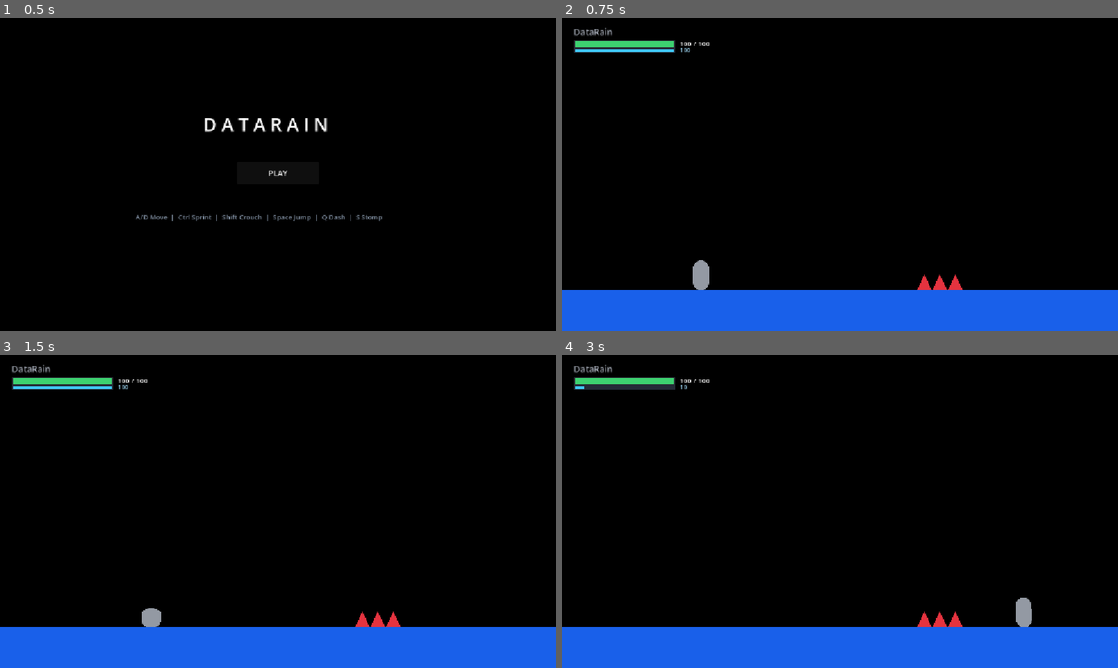
Above: before the commit, frames 1-4 (two rows, left to right).
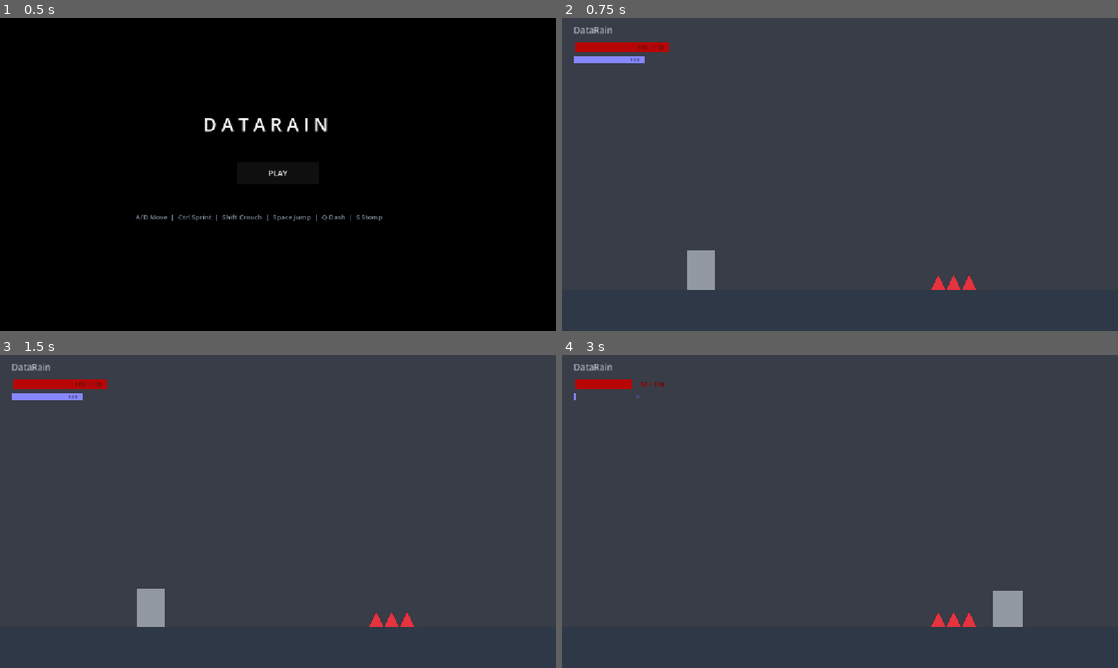
Above: after the commit, the same moments.

Repository: LogicDevStudios/DataRain
Game: Godot game, scene res://control.tscn
Two runs of this game, one before a commit and one after it. Both use one fixed random seed, a clock stepped at 60 frames per second and the inputs below.
Inputs:
- Up to frame 1 (0.5 s): no input
- Up to frame 2 (0.75 s): click "PLAY" at 0.5 s
- Up to frame 3 (1.5 s): tap Enter at 1.25 s; hold D (move_right) from 1.28 s (still down); hold Shift (crouch) from 1.28 s (still down)
- Up to frame 4 (3 s): tap Space (jump) at 1.52, 1.82, 2.27, 2.57 s; tap Q (dash) at 1.55, 2.1 s; release Shift (crouch) at 2.03 s; tap Ctrl (sprint) at 2.3 s; release D (move_right) at 2.78 s; hold A (move_left) from 2.78 s (still down); hold Ctrl (sprint) from 2.78 s (still down)

Frame 1 is identical in both runs. In frame 2, 100% of the frame differs, in the area x 0-100%, y 0-100%; in frame 3, 100%; in frame 4, 100%.

Commit message:
Update v1.1!!!
yayyy

Diff:
--- a/main.gd
+++ b/main.gd
@@ -63,15 +63,29 @@
 var jump_tier := 0 # 0 = normal jump, 1 = superjump, 2 = double jump
 var stomp_tier := 0 # 0 = none, 1 = normal stomp, 2 = mega stomp
 var stomp_land_timer := 0.0
-
+var normal_land_timer := 0.0
+var grass_blades: Array[Dictionary] = []
 
 const COYOTE_TIME := 0.10
 const JUMP_BUFFER_TIME := 0.13
 
 const PLAYER_WIDTH := 32.0
-const PLAYER_HEIGHT := 62.0
+const PLAYER_HEIGHT := 48.0
+const PLAYER_SHEET_PATH := "res://assets/sprites/player_sheet.png"
+const PLAYER_TEMPLATE_PATH := "res://assets/sprites/player_sheet_template.png"
+const NORMAL_LAND_DURATION := 0.20
 const GROUND_MIN_HEIGHT := 82.0
 const GROUND_MAX_HEIGHT := 138.0
+const SPIKE_TEX_PATH := "res://assets/sprites/spike.png"
+const SPIKE_TEMPLATE_PATH := "res://assets/sprites/spike_template.png"
+const GROUND_TOP_PATH := "res://assets/sprites/ground_top.png"
+const GROUND_SPIKE_PATH := "res://assets/sprites/ground_spike.png"
+const GROUND_UNDER_PATH := "res://assets/sprites/ground_under.png"
+const GRASS_TEX_PATH := "res://assets/sprites/grass.png"
+const HP_FRAME_PATH := "res://assets/sprites/hp_frame.png"
+const STAMINA_FRAME_PATH := "res://assets/sprites/stamina_frame.png"
+const GROUND_SPIKE_LEFT_PATH := "res://assets/sprites/ground_spike_left.png"
+const GROUND_SPIKE_RIGHT_PATH := "res://assets/sprites/ground_spike_right.png"
 
 # Phase 2 Health & Spikes Constants
 const MAX_HP := 100
@@ -106,7 +120,7 @@
 # Nodes (Isolated visual Sprite2D nodes for 1-drag texture replacement later)
 var player_body: CharacterBody2D
 var player_visual_pivot: Node2D
-var player_sprite: Sprite2D
+var player_sprite: AnimatedSprite2D
 var spikes_area: Area2D
 var hp_bar_fill: ColorRect
 var hp_text: Label
@@ -129,15 +143,15 @@
 		ev.physical_keycode = bindings[action]
 		InputMap.action_add_event(action, ev)
 
-
 func _ready() -> void:
 	_setup_input_map()
-	RenderingServer.set_default_clear_color(Color.BLACK)
+	RenderingServer.set_default_clear_color(Color(0.22, 0.24, 0.28))
 	var viewport_size := Vector2(1152.0, 648.0)
 	arena_width = viewport_size.x
 	ground_height = clampf(viewport_size.y * 0.13, GROUND_MIN_HEIGHT, GROUND_MAX_HEIGHT)
 	floor_y = roundf(viewport_size.y - ground_height)
 	spawn_pos = Vector2(arena_width * 0.25, floor_y)
+
 	cam = Camera2D.new()
 	cam.position = viewport_size * 0.5
 	add_child(cam)
@@ -147,6 +161,7 @@
 	_setup_hud()
 	_setup_spikes()
 	_setup_death_screen()
+
 
 func _setup_death_screen() -> void:
 	var ui_layer := CanvasLayer.new()
@@ -213,22 +228,106 @@
 # 1. SOLID BLUE BASEPLATE (FLAT UNLIT)
 # ---------------------------------------------------------------------
 func _setup_baseplate() -> void:
-	var ground := StaticBody2D.new()
-	ground.name = "Baseplate"
-	ground.position = Vector2(arena_width * 0.5, floor_y + ground_height * 0.5)
-	add_child(ground)
+	var ground_body := StaticBody2D.new()
+	ground_body.name = "Ground"
+	add_child(ground_body)
+
+	var total_w := arena_width + 200.0
+	var ground_h := maxf(ground_height, 128.0)
 
 	var col := CollisionShape2D.new()
 	var rect := RectangleShape2D.new()
-	rect.size = Vector2(arena_width + 200.0, ground_height)
+	rect.size = Vector2(total_w, ground_h)
 	col.shape = rect
-	ground.add_child(col)
-
-	# Drag & drop your real ground PNG onto GroundSprite_ReplaceMe later
-	var sprite := Sprite2D.new()
-	sprite.name = "GroundSprite_ReplaceMe"
-	sprite.texture = _create_rect_texture(int(arena_width + 200.0), int(ground_height), Color(0.10, 0.38, 0.92))
-	ground.add_child(sprite)
+	col.position = Vector2(arena_width * 0.5, floor_y + ground_h * 0.5)
+	ground_body.add_child(col)
+
+	var tex_top: Texture2D = load(GROUND_TOP_PATH) if ResourceLoader.exists(GROUND_TOP_PATH) else null
+	var tex_spike: Texture2D = load(GROUND_SPIKE_PATH) if ResourceLoader.exists(GROUND_SPIKE_PATH) else tex_top
+	var tex_spike_left: Texture2D = load(GROUND_SPIKE_LEFT_PATH) if ResourceLoader.exists(GROUND_SPIKE_LEFT_PATH) else tex_top
+	var tex_spike_right: Texture2D = load(GROUND_SPIKE_RIGHT_PATH) if ResourceLoader.exists(GROUND_SPIKE_RIGHT_PATH) else tex_top
+	var tex_under: Texture2D = load(GROUND_UNDER_PATH) if ResourceLoader.exists(GROUND_UNDER_PATH) else tex_top
+	var grass_tex: Texture2D = load(GRASS_TEX_PATH) if ResourceLoader.exists(GRASS_TEX_PATH) else null
+
+	if tex_top == null:
+		var fallback := ColorRect.new()
+		fallback.size = Vector2(total_w, ground_h)
+		fallback.position = Vector2(-100.0, floor_y)
+		fallback.color = Color(0.18, 0.22, 0.28)
+		ground_body.add_child(fallback)
+		return
+
+	var tile_size := 32.0
+	var start_x := -100.0
+	var cols := int(ceil(total_w / tile_size))
+	var rows := int(ceil(ground_h / tile_size))
+
+	var center_col := int(round((arena_width * 0.68 - start_x) / tile_size))
+
+	for r in rows:
+		for c in cols:
+			var tile_x := start_x + float(c) * tile_size
+			var tile_y := floor_y + float(r) * tile_size
+			var tile_center_x := tile_x + tile_size * 0.5
+
+			var chosen_tex: Texture2D
+			var is_underground := r > 0
+			var is_border := false
+			var under_spikes := (c >= center_col - 1 and c <= center_col + 1)
+
+			if is_underground:
+				chosen_tex = tex_under
+			elif under_spikes:
+				chosen_tex = tex_spike
+			elif c == center_col - 2:
+				chosen_tex = tex_spike_right
+				is_border = true
+			elif c == center_col + 2:
+				chosen_tex = tex_spike_left
+				is_border = true
+			else:
+				chosen_tex = tex_top
+
+			var sp := Sprite2D.new()
+			sp.texture = chosen_tex
+			sp.texture_filter = CanvasItem.TEXTURE_FILTER_NEAREST
+			sp.centered = true
+			sp.scale = Vector2(tile_size / float(chosen_tex.get_width()), tile_size / float(chosen_tex.get_height()))
+			sp.position = Vector2(tile_x + tile_size * 0.5, tile_y + tile_size * 0.5)
+
+			if is_underground:
+				sp.rotation = deg_to_rad(90.0 * float(randi() % 4))
+				sp.flip_h = randf() > 0.5
+				sp.flip_v = randf() > 0.5
+			elif not is_border:
+				sp.flip_h = randf() > 0.5
+
+			ground_body.add_child(sp)
+
+			if not is_underground and not is_border and not under_spikes and grass_tex != null:
+				if randf() < 0.72:
+					var g_pivot := Node2D.new()
+					g_pivot.position = Vector2(tile_center_x + randf_range(-5.0, 5.0), floor_y)
+					add_child(g_pivot)
+
+					var g_sp := Sprite2D.new()
+					g_sp.texture = grass_tex
+					g_sp.texture_filter = CanvasItem.TEXTURE_FILTER_NEAREST
+					g_sp.centered = false
+					var gw := 32.0
+					var gh := 24.0
+					g_sp.scale = Vector2(gw / float(grass_tex.get_width()), gh / float(grass_tex.get_height()))
+					g_sp.position = Vector2(-gw * 0.5, -gh)
+					g_sp.flip_h = randf() > 0.5
+					g_pivot.add_child(g_sp)
+
+					grass_blades.append({
+						"node": g_pivot,
+						"x": g_pivot.position.x,
+						"angle": 0.0,
+						"vel": 0.0,
+						"phase": randf() * TAU
+					})
 
 # ---------------------------------------------------------------------
 # 2. GRAY PLAYER PILL (ANCHORED AT FEET)
@@ -247,42 +346,118 @@
 	col.position = Vector2(0.0, -PLAYER_HEIGHT * 0.5)
 	player_body.add_child(col)
 
-	# Visual pivot anchored strictly at bottom center (feet)
 	player_visual_pivot = Node2D.new()
 	player_visual_pivot.name = "VisualPivot"
 	player_body.add_child(player_visual_pivot)
 
-	# Drag & drop your real player PNG onto PlayerSprite_ReplaceMe later
-	player_sprite = Sprite2D.new()
+	var sheet_tex: Texture2D
+	if ResourceLoader.exists(PLAYER_SHEET_PATH):
+		sheet_tex = load(PLAYER_SHEET_PATH)
+	elif ResourceLoader.exists(PLAYER_TEMPLATE_PATH):
+		sheet_tex = load(PLAYER_TEMPLATE_PATH)
+	else:
+		sheet_tex = _create_rect_texture(192, 240, Color(0.58, 0.60, 0.64))
+
+	player_sprite = AnimatedSprite2D.new()
 	player_sprite.name = "PlayerSprite_ReplaceMe"
-	player_sprite.texture = _create_pill_texture(int(PLAYER_WIDTH), int(PLAYER_HEIGHT), Color(0.58, 0.60, 0.64))
+	player_sprite.texture_filter = CanvasItem.TEXTURE_FILTER_NEAREST
+	player_sprite.sprite_frames = _build_player_sprite_frames(sheet_tex)
+	player_sprite.scale = Vector2(1.75, 1.75)
 	player_sprite.offset = Vector2(0.0, -PLAYER_HEIGHT * 0.5)
+	player_sprite.play("idle")
 	player_visual_pivot.add_child(player_sprite)
 
+
+func _build_player_sprite_frames(sheet: Texture2D) -> SpriteFrames:
+	var sf := SpriteFrames.new()
+	if sf.has_animation("default"):
+		sf.remove_animation("default")
+
+	_add_sheet_anim(sf, sheet, "idle", 0, 0, 4, 3.5, true)
+	_add_sheet_anim(sf, sheet, "walk", 1, 0, 6, 10.0, true)
+	_add_sheet_anim(sf, sheet, "sprint", 2, 0, 6, 15.0, true)
+	_add_sheet_anim(sf, sheet, "crouch", 3, 0, 1, 6.0, false)
+	_add_sheet_anim(sf, sheet, "crouch_walk", 3, 1, 4, 8.0, true)
+	_add_sheet_anim(sf, sheet, "jump", 4, 0, 1, 8.0, false)
+	_add_sheet_anim(sf, sheet, "fall", 4, 1, 1, 8.0, false)
+	_add_sheet_anim(sf, sheet, "land", 4, 2, 1, 8.0, false)
+	_add_sheet_anim(sf, sheet, "dash", 4, 3, 1, 12.0, false)
+	_add_sheet_anim(sf, sheet, "stomp", 4, 4, 1, 12.0, false)
+	_add_sheet_anim(sf, sheet, "stomp_land", 4, 5, 1, 10.0, false)
+
+	return sf
+
+
+func _add_sheet_anim(sf: SpriteFrames, sheet: Texture2D, anim_name: String, row: int, start_col: int, count: int, fps: float, loop: bool) -> void:
+	sf.add_animation(anim_name)
+	sf.set_animation_speed(anim_name, fps)
+	sf.set_animation_loop(anim_name, loop)
+	var fw := int(PLAYER_WIDTH)
+	var fh := int(PLAYER_HEIGHT)
+	for i in count:
+		var atlas := AtlasTexture.new()
+		atlas.atlas = sheet
+		atlas.region = Rect2((start_col + i) * fw, row * fh, fw, fh)
+		sf.add_frame(anim_name, atlas)
+
+
 # ---------------------------------------------------------------------
 # 3. SPIKES (PLACEHOLDER TRIANGLES)
 # ---------------------------------------------------------------------
 func _setup_spikes() -> void:
-	spikes_area = Area2D.new()
-	spikes_area.name = "Spikes"
-	spikes_area.position = Vector2(arena_width * 0.68, floor_y)
-	add_child(spikes_area)
-
+	var tile_size := 32.0
+	var start_x := -100.0
+	var center_col := int(round((arena_width * 0.68 - start_x) / tile_size))
+	var snapped_spike_x := start_x + (float(center_col) + 0.5) * tile_size
+	spikes_area = spawn_spike(Vector2(snapped_spike_x, floor_y), 3)
+
+func spawn_spike(bottom_center_pos: Vector2, count: int = 3) -> Area2D:
+	var spike := Area2D.new()
+	spike.name = "spike"
+	spike.position = bottom_center_pos
+	add_child(spike)
+
+	var single_w := 32.0
+	var single_h := 34.0
+	var total_w := single_w * float(maxi(1, count))
+
+	# Hitbox proporțional cu numărul de țepi
 	var col := CollisionShape2D.new()
-	var rect := RectangleShape2D.new()
-	rect.size = Vector2(90.0, 28.0)
-	col.shape = rect
-	col.position = Vector2(0.0, -14.0)
-	spikes_area.add_child(col)
-
-	# Drag & drop your real spike PNG onto SpikeSprite_ReplaceMe later
-	var sprite := Sprite2D.new()
-	sprite.name = "SpikeSprite_ReplaceMe"
-	sprite.texture = _create_spikes_texture(96, 34, 3, Color(0.90, 0.20, 0.25))
-	sprite.offset = Vector2(0.0, -17.0)
-	spikes_area.add_child(sprite)
-
-	spikes_area.body_entered.connect(_on_spike_entered)
+	var shape := RectangleShape2D.new()
+	shape.size = Vector2(total_w - 6.0, single_h - 6.0)
+	col.shape = shape
+	col.position = Vector2(0.0, -single_h * 0.5 + 3.0)
+	spike.add_child(col)
+
+	var spike_tex: Texture2D
+	if ResourceLoader.exists(SPIKE_TEX_PATH):
+		spike_tex = load(SPIKE_TEX_PATH)
+	elif ResourceLoader.exists(SPIKE_TEMPLATE_PATH):
+		spike_tex = load(SPIKE_TEMPLATE_PATH)
+
+	if spike_tex != null:
+		var start_x := -total_w * 0.5 + single_w * 0.5
+		var scale_x := single_w / float(spike_tex.get_width())
+		var scale_y := single_h / float(spike_tex.get_height())
+		for i in count:
+			var sp := Sprite2D.new()
+			sp.name = "SpikePiece_%d" % i
+			sp.texture = spike_tex
+			sp.texture_filter = CanvasItem.TEXTURE_FILTER_NEAREST
+			sp.scale = Vector2(scale_x, scale_y)
+			sp.flip_h = randf() > 0.5
+			sp.position = Vector2(start_x + i * single_w, -single_h * 0.5)
+			spike.add_child(sp)
+	else:
+		var fallback := Sprite2D.new()
+		fallback.name = "SpikeSprite_ReplaceMe"
+		fallback.texture = _create_spikes_texture(int(total_w), int(single_h), count, Color(0.90, 0.20, 0.25))
+		fallback.offset = Vector2(0.0, -single_h * 0.5)
+		spike.add_child(fallback)
+
+	spike.body_entered.connect(_on_spike_entered)
+	return spike
+
 
 # ---------------------------------------------------------------------
 # 4. TOP-LEFT HUD HEALTH BAR + SUBTLE TITLE
@@ -294,46 +469,66 @@
 
 	var title := Label.new()
 	title.text = "DataRain"
-	title.position = Vector2(24.0, 16.0)
+	title.position = Vector2(24.0, 12.0)
 	title.add_theme_font_size_override("font_size", 18)
 	title.modulate = Color(0.85, 0.88, 0.94, 0.75)
 	hud.add_child(title)
-	var stam_bg := ColorRect.new()
-	stam_bg.position = Vector2(24.0, 62.0)
-	stam_bg.size = Vector2(210.0, 11.0)
-	stam_bg.color = Color(0.14, 0.17, 0.22)
-	hud.add_child(stam_bg)
-
+
+	# 1. Bara de HP (196x20 interior la (26, 50), chenar la (14, 38), text aliniat stânga)
+	hp_bar_fill = ColorRect.new()
+	hp_bar_fill.position = Vector2(26.0, 50.0)
+	hp_bar_fill.size = Vector2(195.0, 20.0)
+	hp_bar_fill.color = Color("b80606")
+	hud.add_child(hp_bar_fill)
+
+	if ResourceLoader.exists(HP_FRAME_PATH):
+		var hp_frame := TextureRect.new()
+		hp_frame.name = "HpFrame"
+		hp_frame.texture = load(HP_FRAME_PATH)
+		hp_frame.texture_filter = CanvasItem.TEXTURE_FILTER_NEAREST
+		hp_frame.stretch_mode = TextureRect.STRETCH_KEEP
+		hp_frame.position = Vector2(14.0, 38.0)
+		hud.add_child(hp_frame)
+
+	hp_text = Label.new()
+	hp_text.text = "100 / 100"
+	hp_text.position = Vector2(32.0, 49.0)
+	hp_text.size = Vector2(180.0, 20.0)
+	hp_text.horizontal_alignment = HORIZONTAL_ALIGNMENT_RIGHT
+	hp_text.vertical_alignment = VERTICAL_ALIGNMENT_CENTER
+	hp_text.add_theme_font_size_override("font_size", 13)
+	hp_text.add_theme_color_override("font_color", Color("4d0000"))
+	hp_text.add_theme_constant_override("outline_size", 1)
+	hp_text.add_theme_color_override("font_outline_color", Color("e02424"))
+	hud.add_child(hp_text)
+
+	# 2. Bara de Stamina (urcată cu 8px: interior 146x14 la (25, 79), chenar la (14, 68), text aliniat stânga)
 	stamina_bar_fill = ColorRect.new()
-	stamina_bar_fill.position = Vector2(26.0, 64.0)
-	stamina_bar_fill.size = Vector2(206.0, 7.0)
-	stamina_bar_fill.color = Color(0.25, 0.78, 0.96)
+	stamina_bar_fill.position = Vector2(25.0, 79.0)
+	stamina_bar_fill.size = Vector2(146.0, 14.0)
+	stamina_bar_fill.color = Color("8787ff")
 	hud.add_child(stamina_bar_fill)
+
+	if ResourceLoader.exists(STAMINA_FRAME_PATH):
+		var stam_frame := TextureRect.new()
+		stam_frame.name = "StaminaFrame"
+		stam_frame.texture = load(STAMINA_FRAME_PATH)
+		stam_frame.texture_filter = CanvasItem.TEXTURE_FILTER_NEAREST
+		stam_frame.stretch_mode = TextureRect.STRETCH_KEEP
+		stam_frame.position = Vector2(14.0, 68.0)
+		hud.add_child(stam_frame)
 
 	stamina_text = Label.new()
 	stamina_text.text = "100"
-	stamina_text.position = Vector2(244.0, 58.0)
-	stamina_text.add_theme_font_size_override("font_size", 12)
-	stamina_text.modulate = Color(0.65, 0.88, 1.0, 0.85)
+	stamina_text.position = Vector2(30.0, 75.0)
+	stamina_text.size = Vector2(130.0, 14.0)
+	stamina_text.horizontal_alignment = HORIZONTAL_ALIGNMENT_RIGHT
+	stamina_text.vertical_alignment = VERTICAL_ALIGNMENT_CENTER
+	stamina_text.add_theme_font_size_override("font_size", 11)
+	stamina_text.add_theme_color_override("font_color", Color("25256b"))
+	stamina_text.add_theme_constant_override("outline_size", 1)
+	stamina_text.add_theme_color_override("font_outline_color", Color("b0b0ff"))
 	hud.add_child(stamina_text)
-
-	var bar_bg := ColorRect.new()
-	bar_bg.position = Vector2(24.0, 46.0)
-	bar_bg.size = Vector2(210.0, 16.0)
-	bar_bg.color = Color(0.16, 0.16, 0.20)
-	hud.add_child(bar_bg)
-
-	hp_bar_fill = ColorRect.new()
-	hp_bar_fill.position = Vector2(26.0, 48.0)
-	hp_bar_fill.size = Vector2(206.0, 12.0)
-	hp_bar_fill.color = Color(0.24, 0.82, 0.44)
-	hud.add_child(hp_bar_fill)
-
-	hp_text = Label.new()
-	hp_text.text = "100 / 100"
-	hp_text.position = Vector2(244.0, 43.0)
-	hp_text.add_theme_font_size_override("font_size", 14)
-	hud.add_child(hp_text)
 
 # ---------------------------------------------------------------------
 # EXACT HTML5 PHYSICS & ANIMATION LOOP
@@ -373,6 +568,8 @@
 
 	if stomp_land_timer > 0.0:
 		stomp_land_timer = maxf(0.0, stomp_land_timer - dt)
+	if normal_land_timer > 0.0:
+		normal_land_timer = maxf(0.0, normal_land_timer - dt)
 
 	dash_cooldown_timer = maxf(0.0, dash_cooldown_timer - dt)
 
@@ -496,8 +693,11 @@
 		vy = 0.0
 		coyote_timer = COYOTE_TIME
 		has_double_jump = true
-		if not was_grounded and impact_speed > 320.0:
-			landing_squash = minf(0.2, (impact_speed / MAX_FALL_SPEED) * 0.24)
+		if not was_grounded and stomp_tier == 0:
+			normal_land_timer = NORMAL_LAND_DURATION
+			if impact_speed > 320.0:
+				landing_squash = minf(0.2, (impact_speed / MAX_FALL_SPEED) * 0.24)
+
 		if stomp_tier == 1:
 			landing_squash = 0.36
 			stomp_land_timer = STOMP_LAND_DURATION
@@ -518,65 +718,121 @@
 	vx = player_body.velocity.x
 
 	state = _resolve_player_state(crouching, sprinting)
+	if player_sprite.animation != state:
+		player_sprite.play(state)
+
 	_update_player_animation(dt)
-	stamina_bar_fill.size.x = 206.0 * (stamina / MAX_STAMINA)
+	stamina_bar_fill.size.x = 148.0 * (stamina / MAX_STAMINA)
 	stamina_text.text = "%d" % int(roundf(stamina))
 
 func _resolve_player_state(crouching: bool, sprinting: bool) -> String:
+	if dash_timer > 0.0:
+		return "dash"
+	if stomp_tier > 0:
+		return "stomp"
+	if stomp_land_timer > 0.0:
+		return "stomp_land"
 	if not grounded:
 		return "jump" if vy < 0.0 else "fall"
 	if crouching:
-		return "crouch"
+		return "crouch_walk" if absf(vx) > 5.0 else "crouch"
+	if normal_land_timer > 0.0:
+		return "land"
 	var spd := absf(vx)
-	if sprinting and spd > WALK_SPEED * 1.02:
+	if sprinting and spd > 8.0:
 		return "sprint"
 	if spd > 8.0:
 		return "walk"
 	return "idle"
-
 func _update_player_animation(dt: float) -> void:
-	var speed_ratio := clampf(absf(vx) / SPRINT_SPEED, 0.0, 1.0)
-	var target_lean := 0.0
+	if player_visual_pivot == null or player_sprite == null:
+		return
+
+	if absf(vx) > 5.0:
+		player_state_direction = -1.0 if vx < 0.0 else 1.0
+	player_sprite.flip_h = player_state_direction < 0.0
+
+	var next_anim := "idle"
 	var target_sx := 1.0
 	var target_sy := 1.0
-
-	match state:
-		"dash":
-			target_lean = player_state_direction * 0.32
-			target_sx = 1.35
-			target_sy = 0.76
-		"walk":
-			target_lean = player_state_direction * (0.10 + 0.12 * speed_ratio)
-		"sprint":
-			target_lean = player_state_direction * (0.25 + 0.10 * speed_ratio)
-			target_sx = 0.985
-		"stomp_land":
-			target_lean = 0.0
-			target_sx = 1.38
-			target_sy = 0.48
-		"crouch":
-			target_lean = player_state_direction * 0.06 * speed_ratio
-			target_sx = 1.22
-			target_sy = 0.62
-		"jump":
-			target_lean = player_state_direction * 0.05 * speed_ratio
-			target_sx = 0.94
-			target_sy = 1.16
-		"fall":
-			target_lean = player_state_direction * 0.07 * speed_ratio
-			target_sx = 0.97
-			target_sy = 1.08
-
-	target_sy *= 1.0 - landing_squash
-	target_sx *= 1.0 + landing_squash * 0.7
-	landing_squash = _damp(landing_squash, 0.0, 10.0, dt)
-
-	anim_lean = _damp(anim_lean, target_lean, 13.0, dt)
-	anim_scale_x = _damp(anim_scale_x, target_sx, 14.0, dt)
-	anim_scale_y = _damp(anim_scale_y, target_sy, 14.0, dt)
-	player_visual_pivot.rotation = anim_lean
+	var target_y_offset := 0.0
+	var lerp_speed := 14.0
+
+	if is_stomping or state == "stomp":
+		next_anim = "stomp"
+		target_sx = 0.90
+		target_sy = 1.12
+		lerp_speed = 24.0
+	elif dash_timer > 0.0 or state == "dash":
+		next_anim = "dash"
+		target_sx = 1.0
+		target_sy = 1.0
+		lerp_speed = 28.0
+	elif not grounded:
+		var air_vy := player_body.velocity.y
+		if air_vy <= -240.0:
+			next_anim = "jump"
+			target_y_offset = -1.5
+		elif air_vy < 240.0:
+			next_anim = "crouch"
+			target_y_offset = -2.0
+		else:
+			next_anim = "fall"
+			target_y_offset = 1.5
+		target_sx = 1.0
+		target_sy = 1.0
+		lerp_speed = 18.0
+
+	elif stomp_land_timer > 0.0:
+		next_anim = "stomp_land"
+		target_sx = 1.22
+		target_sy = 0.78
+		lerp_speed = 28.0
+	elif normal_land_timer > 0.0:
+		next_anim = "land"
+		target_sx = 1.10
+		target_sy = 0.90
+		lerp_speed = 24.0
+	elif state == "crouch_walk":
+		next_anim = "crouch_walk"
+		var c_phase := (float(player_sprite.frame) + player_sprite.frame_progress) * PI * 0.5
+		var creep_wave := absf(sin(c_phase))
+		target_sx = 1.04 + creep_wave * 0.03
+		target_sy = 0.96 - creep_wave * 0.03
+		lerp_speed = 16.0
+	elif state == "crouch":
+		next_anim = "crouch"
+		target_sx = 1.06
+		target_sy = 0.94
+		lerp_speed = 18.0
+	elif state == "sprint":
+		next_anim = "sprint"
+		var r_phase := (float(player_sprite.frame) + player_sprite.frame_progress) * (PI / 3.0)
+		var run_wave := absf(sin(r_phase))
+		target_sx = 1.0 + run_wave * 0.05
+		target_sy = 1.0 - run_wave * 0.07
+		lerp_speed = 20.0
+	elif state == "walk":
+		next_anim = "walk"
+		var w_phase := (float(player_sprite.frame) + player_sprite.frame_progress) * (PI / 3.0)
+		var walk_wave := absf(sin(w_phase))
+		target_sx = 1.0 + walk_wave * 0.03
+		target_sy = 1.0 - walk_wave * 0.04
+		lerp_speed = 18.0
+	else:
+		next_anim = "idle"
+		target_sx = 1.0
+		target_sy = 1.0
+		lerp_speed = 12.0
+
+	if player_sprite.animation != next_anim:
+		player_sprite.play(next_anim)
+
+	anim_scale_x = lerpf(anim_scale_x, target_sx, clampf(dt * lerp_speed, 0.0, 1.0))
+	anim_scale_y = lerpf(anim_scale_y, target_sy, clampf(dt * lerp_speed, 0.0, 1.0))
 	player_visual_pivot.scale = Vector2(anim_scale_x, anim_scale_y)
-
+	player_visual_pivot.rotation = 0.0
+	player_visual_pivot.position.y = lerpf(player_visual_pivot.position.y, target_y_offset, clampf(dt * 14.0, 0.0, 1.0))
 
 # ---------------------------------------------------------------------
 # SPIKE DAMAGE & RESPAWN
